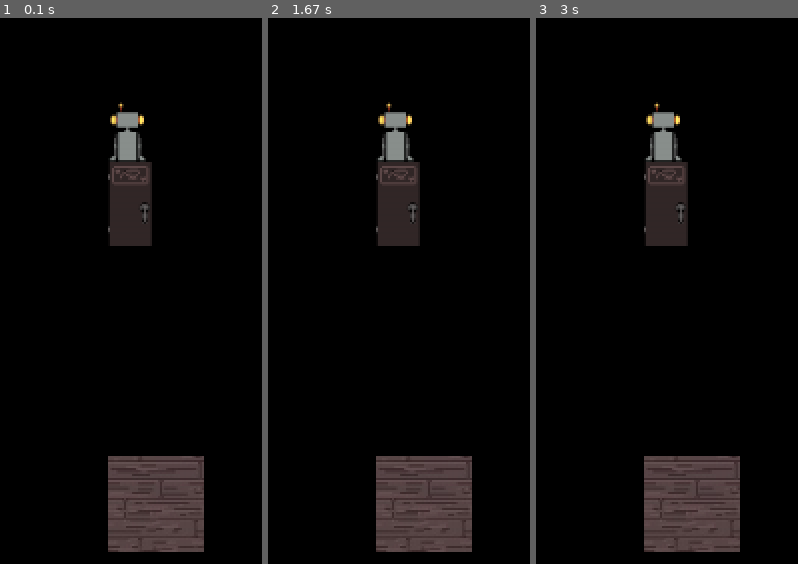
Above: before the commit, frames 1-3 (left to right).
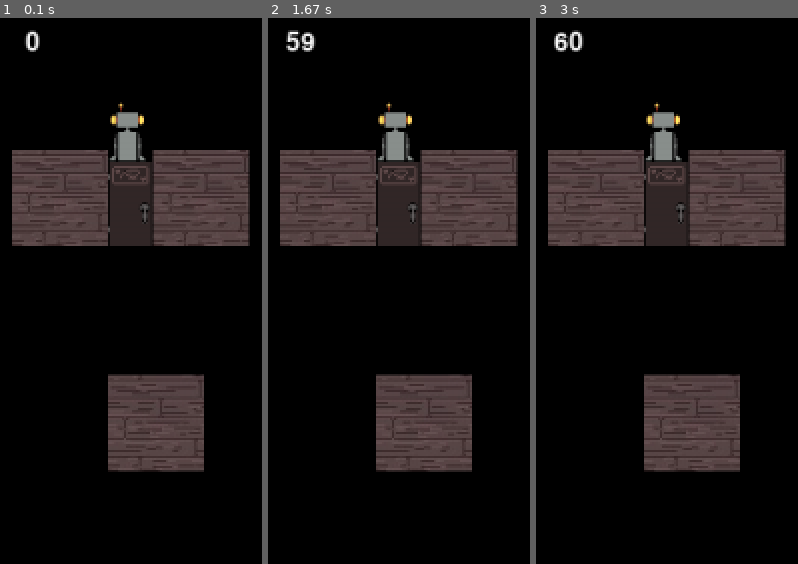
Above: after the commit, the same moments.

Repository: artieur262/Roborancon
Game: pygame game, started from teste7.py
The game is run twice, just before and just after one commit, with the same random seed, the same clock (stepped at 60 frames per second) and the same inputs.
Inputs (mouse positions are in pixels of both pictures, inside the frame that each line leads up to):
- Up to frame 1 (0.1 s): no input
- Up to frame 2 (1.67 s): click (outside the picture) at 0.38 s
- Up to frame 3 (3 s): tap Enter at 1.67 s

The runs differ from the first frame. In frame 1, 24% of the frame differs, in the area x 4-96%, y 2-98%; in frame 2, 25%; in frame 3, 25%.

Commit message:
changement du type de tri qui permet de placer les l'odre d'affichage des objets

Diff:
--- a/game/interface/game.py
+++ b/game/interface/game.py
@@ -86,15 +86,28 @@
         list_affiche.append(self.playeur)
         self.playeur.afficher()
 
-        for affiche in tri_decroisant_y(list_affiche):
+        for affiche in quick_sort_y(list_affiche):
             affiche.afficher()
 
-        pygame.display.flip()
+        # pygame.display.flip()
 
 
 def tri_decroisant_y(list:list[Zone]):
     for i in range(len(list)):
         for j in range(i+1,len(list)):
-            if list[i].get_pos()[1]>list[j].get_pos()[1]:
+            if list[i].get_pos()[1]+list[i].get_size()[1]>list[j].get_pos()[1]+list[j].get_size()[1]:
                 list[i],list[j]=list[j],list[i]
     return list
+
+def quick_sort_y(list:list[Zone]):
+    if len(list)<=1:
+        return list
+    pivot=list[0]
+    list_inf=[]
+    list_sup=[]
+    for i in range(1,len(list)):
+        if list[i].get_pos()[1]+list[i].get_size()[1]<pivot.get_pos()[1]+pivot.get_size()[1]:
+            list_inf.append(list[i])
+        else:
+            list_sup.append(list[i])
+    return quick_sort_y(list_inf)+[pivot]+quick_sort_y(list_sup)
--- a/teste7.py
+++ b/teste7.py
@@ -1,5 +1,5 @@
 import pygame
-from interface.graphique import screen
+from interface.graphique import screen,genere_texture,place_texte_in_texture
 from interface.actualisation_pygame import actualise_event
 
 from game.entity.playeur import Playeur ,PlayeurTest
@@ -18,27 +18,42 @@
         porte=Porte((100,150),(30,10),[("textures/teste/test_porte/porte 1 pos1.png",(17,47))
             ,("textures/teste/test_porte/porte 1 pos2.png",(17,47))])
         playeur =PlayeurTest.genere_self(save.load_json("teste/playeur.json"))
+        mur=[
+            Mur((36,150),(64,10),("textures/teste/test_mur/mur1.png",(0,54))),
+            Mur((130,150),(64,10),("textures/teste/test_mur/mur1.png",(0,54))),
+            Mur((100,300),(64,10),("textures/teste/test_mur/mur1.png",(0,54)))
+            ]
     else:
         porte=Porte((100,150),(30,10),[("textures/porte/porte 1 pos1.png",(17,47))
             ,("textures/porte/porte 1 pos2.png",(17,47))])
         playeur =Playeur.genere_self(save.load_json("teste/playeur.json"))
+        mur=[
+            Mur((36,150),(64,10),("textures/mur/mur1.png",(0,54))),
+            Mur((130,150),(64,10),("textures/mur/mur1.png",(0,54))),
+            Mur((100,300),(64,10),("textures/mur/mur1.png",(0,54)))
+        ]
     # list_porte=[Porte((100*i1,100*i2),(100,100),["textures/porte/porte 1 pos1.png",
     #     "textures/porte/porte 1 pos2.png"])for i1 in range(10) for i2 in range(10)]
     # list_mur=[Mur((100*i1,100*i2),(100,100),"textures/mur/mur1.png")
     #           for i1 in range(10) for i2 in range(10)]
-    mur=Mur((100,300),(64,64),"textures/mur/mur1.png")
+
 
     control = save.load_json("option/control.json")[0]
     game=Game(control, playeur, [])
     game.porte.append(porte)
-    game.mur.append(mur)
+    game.mur=mur
     encour=True
     clook=pygame.time.Clock()
+    fps=genere_texture((100,50),(0,0,0,0))
     while encour:
         event=actualise_event(game.clavier,game.souris)
         game.actualise()
         game.afficher()
         if "quitter" in event:
             encour=False
+        fps.fill((0,0,0,0))
+        place_texte_in_texture(fps,str(int(clook.get_fps())),pygame.font.Font(None,25),(255,255,255))
+        screen.blit(fps,(0,0))
+        pygame.display.update()
         clook.tick(60)
 main()
